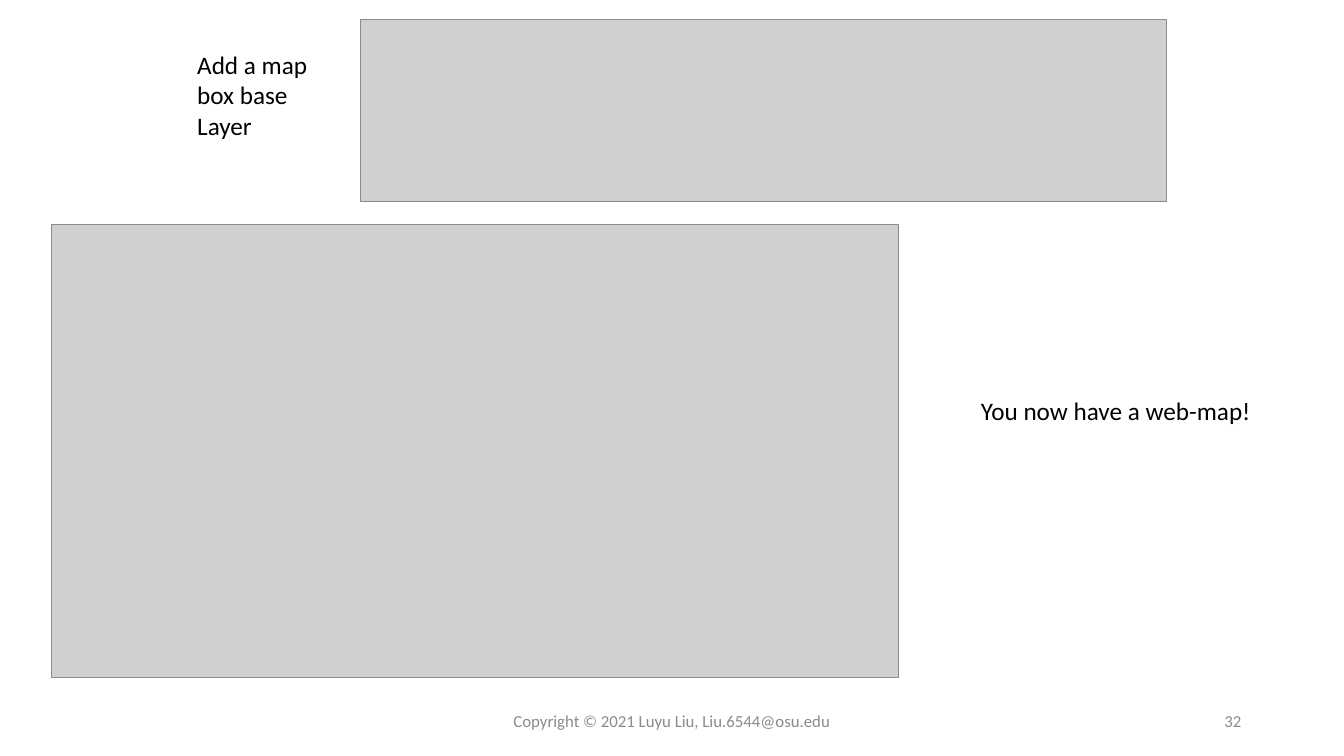
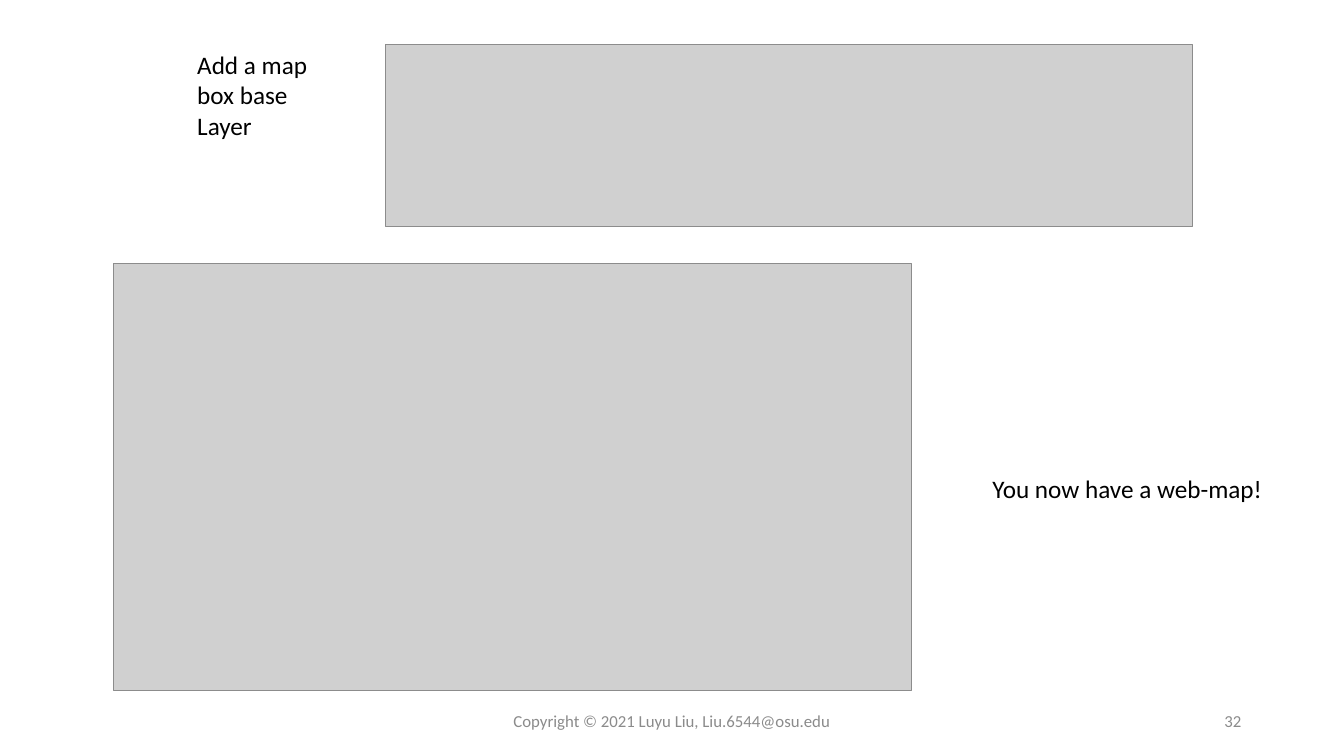
Before and after one commit to xiaohuiliugis/UCGIS-Fullstack-Geovisualization-Workshop, a slide deck: slide 32 of doc/presentation.pptx. Drawn at 1344x756 pixels with LibreOffice and Linux fonts; fonts in the diff are those of the drawing; grey boxes stand for pictures. Boxes give left, top, right and bottom in pixels: in the first picture for what was removed or moved away, otherwise in the second. Text is boxed around its words. In the diff, an @@ line names an element or a change of style, - is before the commit and + after.

```diff
--- a/doc/presentation.pptx
+++ b/doc/presentation.pptx
@@ picture: place and size @@
-picture at [361,19,1168,202]
+picture at [386,44,1193,227]
@@ picture: place and size @@
-picture at [51,225,898,679]
+picture at [114,263,912,691]
@@ text "You now have a web-map!": place and size @@
-text "You now have a web-map!" at [981,402,1251,424]
+text "You now have a web-map!" at [992,480,1262,502]
```
Also in this commit, not shown: 6 other slides changed, 1 other file.
